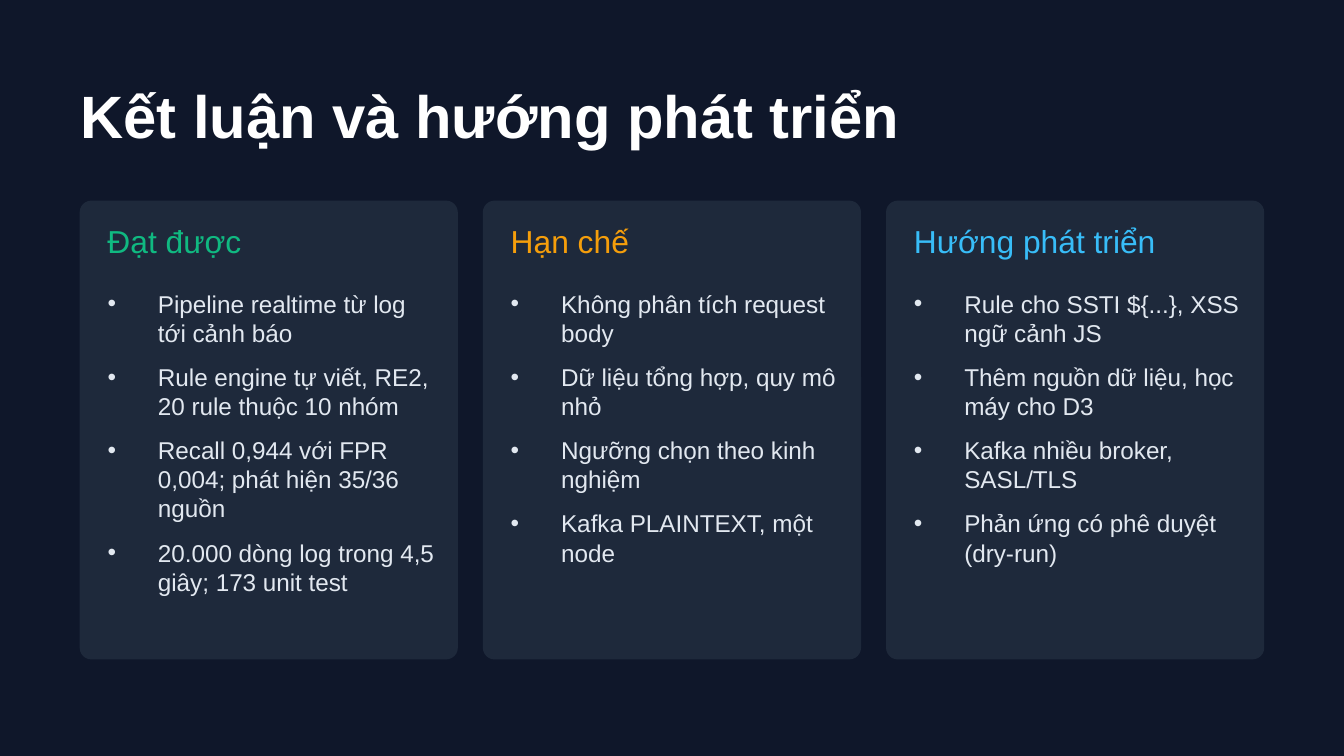
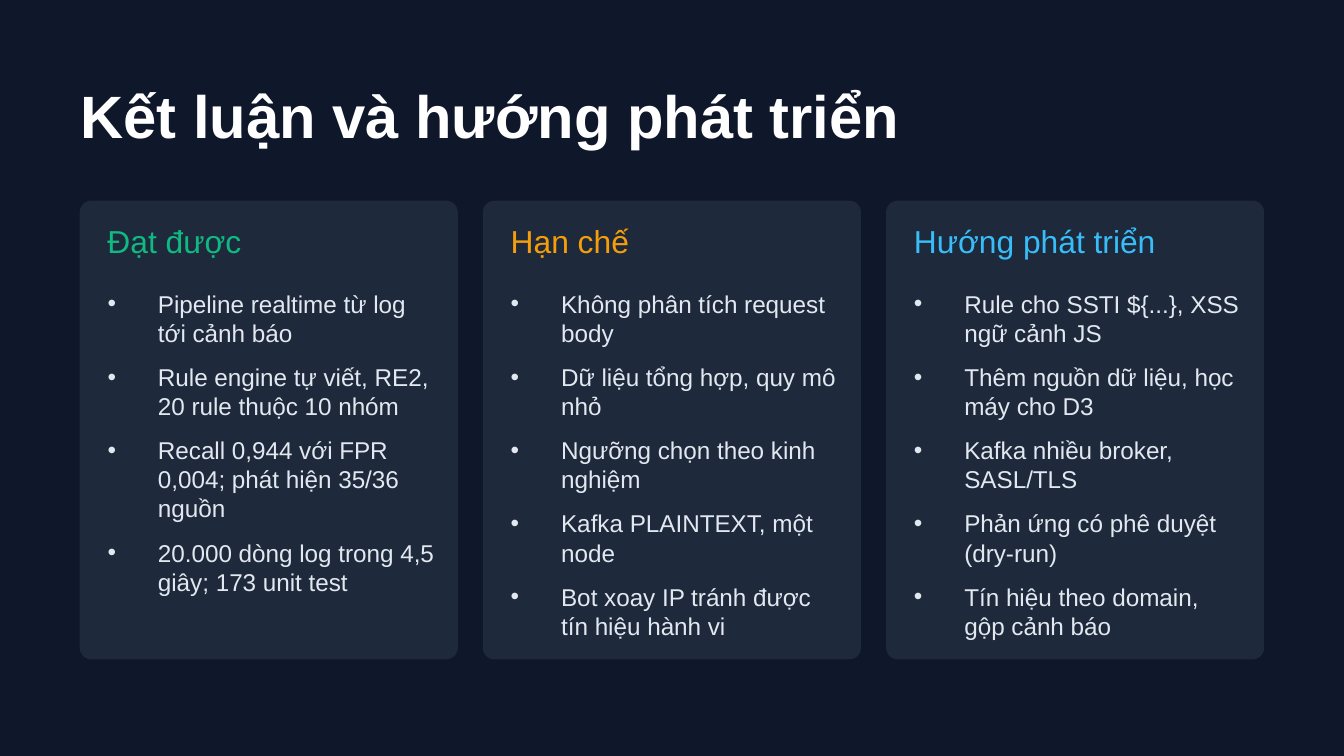
Before and after one commit to tranbadat/IT6027, a slide deck: slide 24 of docs/report/Slide_WAF_Log_Analyzer.pptx. Drawn at 1344x756 pixels with LibreOffice and Linux fonts; fonts in the diff are those of the drawing. Boxes give left, top, right and bottom in pixels: in the first picture for what was removed or moved away, otherwise in the second. Text is boxed around its words. In the diff, an @@ line names an element or a change of style, - is before the commit and + after.

```diff
--- a/docs/report/Slide_WAF_Log_Analyzer.pptx
+++ b/docs/report/Slide_WAF_Log_Analyzer.pptx
@@ text at (561,588,811,639): paragraph added @@
+• Bot xoay IP tránh được tín hiệu hành vi
@@ text at (964,588,1198,640): paragraph added @@
+• Tín hiệu theo domain, gộp cảnh báo
```
Also in this commit, not shown: 2 other files.
